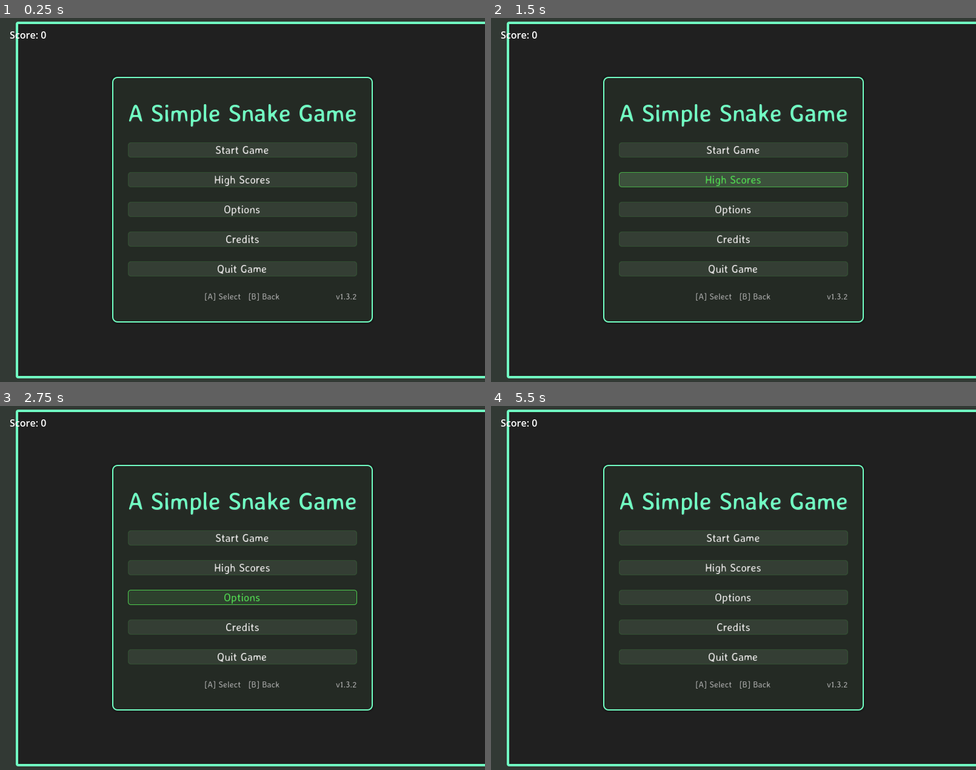
Above: before the commit, frames 1-4 (two rows, left to right).
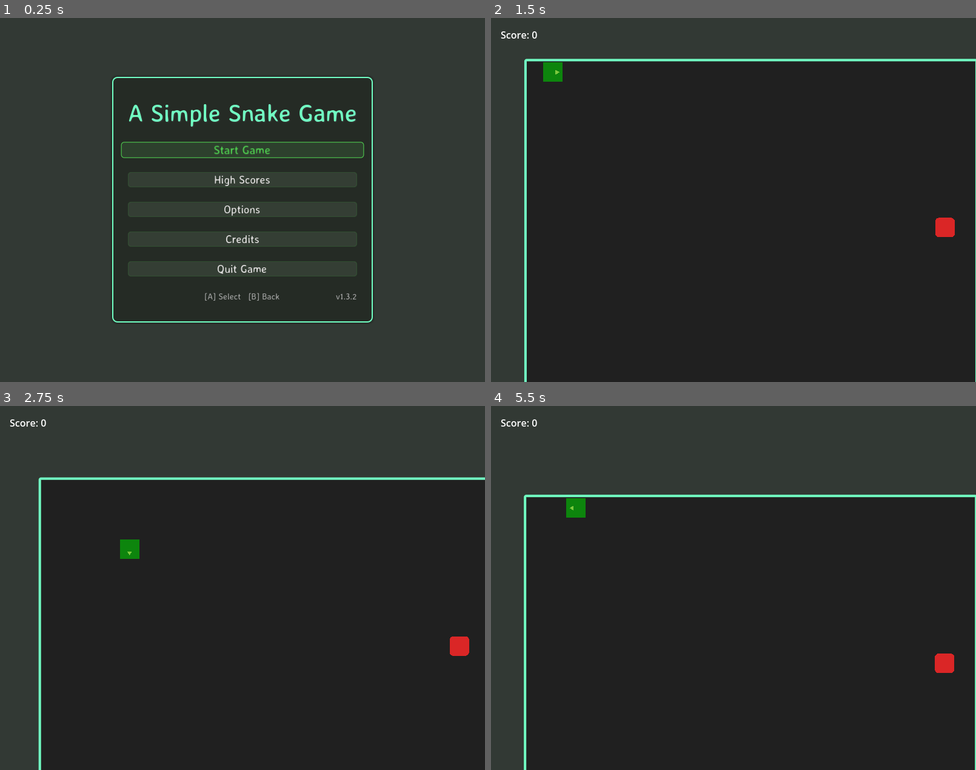
Above: after the commit, the same moments.

Repository: bluehexagons/snake2d
Game: Godot game, scene res://scenes/main/main.tscn
Same seed, same stepped clock (60 frames per second), same inputs: the game is played once before the commit and once after it.
Inputs (mouse positions are in pixels of both pictures, inside the frame that each line leads up to):
- Up to frame 1 (0.25 s): no input
- Up to frame 2 (1.5 s): click (733, 149) at 0.5 s, where only the run after the commit has a clickable "Start Game"; tap Enter at 1.25 s; move the mouse to (840, 181) at 1.27 s; hold Right (right) from 1.28 s (still down); click (840, 181) at 1.42 s
- Up to frame 3 (2.75 s): move the mouse to (145, 606) at 2.02 s; release Right (right) at 2.03 s; hold Down (down) from 2.03 s (still down)
- Up to frame 4 (5.5 s): move the mouse to (782, 507) at 2.77 s; release Down (down) at 2.78 s; hold Right (right) 2.78-3.53 s; move the mouse to (709, 660) at 3.52 s; hold Up (ui_up) 3.53-4.28 s; click (709, 660) at 3.67 s; move the mouse to (879, 642) at 4.27 s; hold Left (left) 4.28-5 s; tap Escape (ui_cancel) at 4.9 s; click (733, 584) at 5 s, where only the run after the commit has a clickable "Resume"

The runs differ from the first frame. In frame 1, 58% of the frame differs, in the area x 2-100%, y 1-99%; in frame 2, 28%; in frame 3, 34%; in frame 4, 36%.
Error before the commit: Parse Error: Could not preload resource script "res://autoload/game_manager.gd". (res://scenes/main/main.gd:5)

Commit message:
Fix remaining parse errors from indentation hotfixes (w/llm)

Diff:
--- a/autoload/game_manager.gd
+++ b/autoload/game_manager.gd
@@ -84,7 +84,7 @@
 
 	# Notify UI
 	game_over.emit(final_score)
-high_scores_updated.emit(high_scores)
+	high_scores_updated.emit(high_scores)
 
 func add_score(points: int) -> void:
 	if not is_running:
@@ -108,8 +108,9 @@
 # Setter methods for dependency injection
 func set_gameplay(gameplay_node: Node) -> void:
 	gameplay = gameplay_node
-	if gameplay:
+	if gameplay and gameplay.has_signal("game_over"):
 		gameplay.game_over.connect(end_game)
+	if gameplay and gameplay.has_signal("score_updated"):
 		gameplay.score_updated.connect(_on_gameplay_score_updated)
 
 func set_save_data_util(save_data: RefCounted) -> void:
--- a/scenes/main/gameplay.gd
+++ b/scenes/main/gameplay.gd
@@ -220,7 +220,7 @@
 			new_color.s,
 			new_color.v
 		)
-        segment.color = new_color
+		segment.color = new_color
 
 	segment.position = food_position
 	segment.show()
@@ -249,7 +249,7 @@
 	if head:
 		head.color = Color(0.8, 0.2, 0.2, 1)
 
-for segment in tail_segments:
+	for segment in tail_segments:
 		var current_color := segment.color
 		var dead_color := Color(0.78, 0.12, 0.12, current_color.a)
 		segment.color = current_color.lerp(dead_color, 0.6)
--- a/scenes/snake/snake.gd
+++ b/scenes/snake/snake.gd
@@ -19,7 +19,7 @@
 var _direction_indicator: Polygon2D
 
 func _ready() -> void:
-    position = position.snapped(Vector2(ConfigData.GRID_SIZE, ConfigData.GRID_SIZE))
+	position = position.snapped(Vector2(ConfigData.GRID_SIZE, ConfigData.GRID_SIZE))
 	logical_position = position
 	visual_prev_position = position
 
@@ -87,7 +87,7 @@
 	moved.emit(new_position)
 
 func grow(food_position: Vector2) -> void:
-    grew.emit(food_position)
+	grew.emit(food_position)
 
 func hide_indicator() -> void:
 	_direction_indicator.hide()
--- a/scenes/ui/ui_state_manager.gd
+++ b/scenes/ui/ui_state_manager.gd
@@ -117,7 +117,7 @@
 		if current_state == UIState.PAUSED:
 			change_state(UIState.GAMEPLAY)
 
-    pause_state_changed.emit(paused_state)
+	pause_state_changed.emit(paused_state)
 
 func _unhandled_input(event: InputEvent) -> void:
 	if event.is_action_pressed("ui_cancel"):
